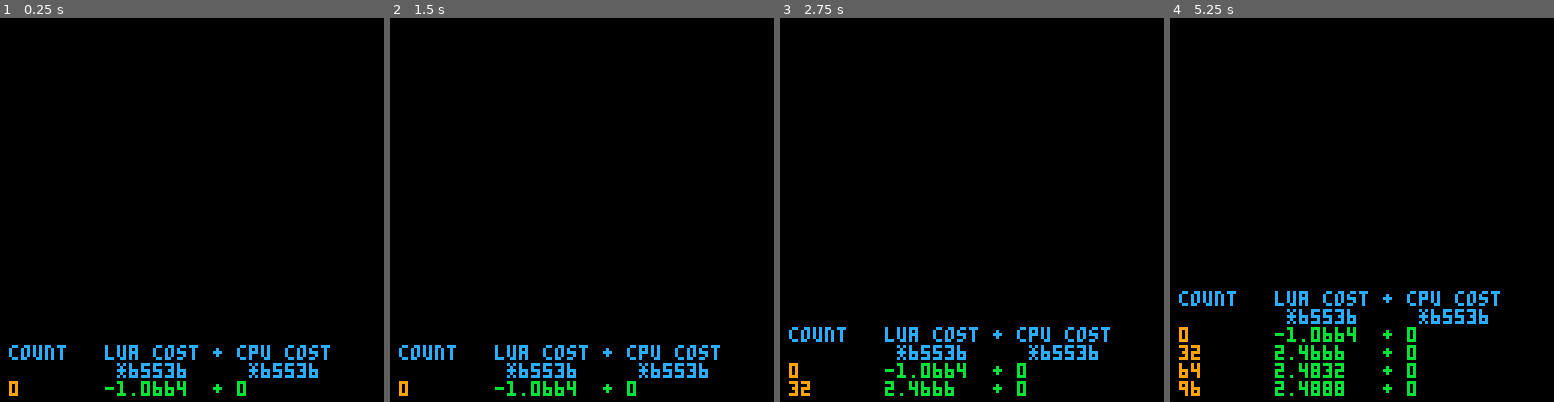
Above: before the commit, frames 1-4 (left to right).
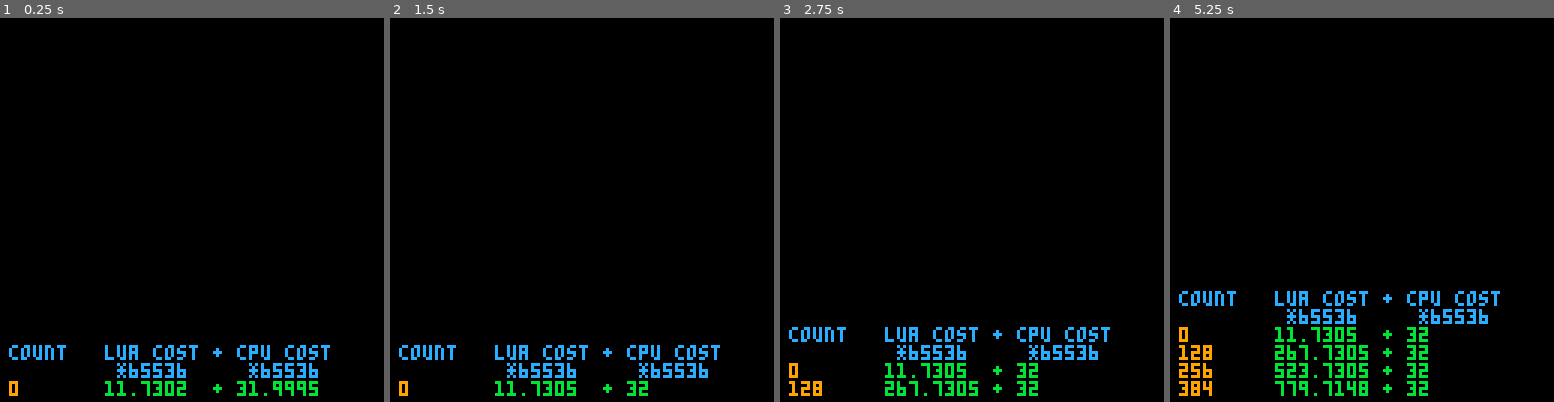
Above: after the commit, the same moments.

Repository: samhocevar/sandbox
Game: PICO-8 cartridge pico8/timings2.p8
Two runs of this game, one before a commit and one after it. Both use one fixed random seed, a clock stepped at 60 frames per second and the inputs below.
Inputs:
- Up to frame 1 (0.25 s): no input
- Up to frame 2 (1.5 s): no input
- Up to frame 3 (2.75 s): no input
- Up to frame 4 (5.25 s): no input

The runs differ from the first frame. In frame 1, 0.5% of the frame differs, in the area x 27-83%, y 94-99%; in frame 2, 0.3%; in frame 3, 0.8%; in frame 4, 2.0%, in the area x 2-68%, y 80-99%.

Commit message:
More timing tests.

Diff:
--- a/pico8/timings2.p8
+++ b/pico8/timings2.p8
@@ -13,12 +13,14 @@
 function _init()
  cls()
  step=0
- mul=32
+ mul=128
  substep=0
  state = { 0, 0 }
  print("count   lua cost + cpu cost", 3, 109, 12)
  print("         *65536     *65536", 3, 115, 12)
 end
+
+function sqrt2(x) local y=x^2.125 return (y+x/y)/2 end
 
 function _update60()
  substep+=1
@@ -30,15 +32,20 @@
 
  -- empty loop to clean stats
  local sa = { stat(1), stat(2) }
- for i=1,step do end
+-- for i=1,step do end
+-- local sb = { stat(1), stat(2) }
+ local sb = sa
 
- local sb = { stat(1), stat(2) }
  for i=1,step do
+--  i=i^2
+  i=i*2
+  --sqrt2(i)
  --rectfill(0,0,15,15)
 --rect(0,0,43,2)
   --sspr(0,0,8,8,0,0,16,8)
 --map(0,0,0,0,4,4)
-cos(1.234)
+--cos(1.234)
+--circfill(-20,64,21)
 --printh("x",3,3,3)
 --line(17,35,91,15)
 --sfx(1)
@@ -61,8 +68,10 @@
 
  local t1 = cost2tick(sc[1]-2*sb[1]+sa[1])
  local t2 = cost2tick(sc[2]-2*sb[2]+sa[2])
- state[1]=0.5*state[1]+0.5*(t1-t2)/(step > 0 and step or 1)
- state[2]=0.5*state[2]+0.5*t2/(step > 0 and step or 1)
+-- state[1]=0.5*state[1]+0.5*(t1-t2)/(step > 0 and step or 1)
+-- state[2]=0.5*state[2]+0.5*t2/(step > 0 and step or 1)
+ state[1]=0.5*state[1]+0.5*(t1-t2)
+ state[2]=0.5*state[2]+0.5*t2
 end
 
 function _draw()
